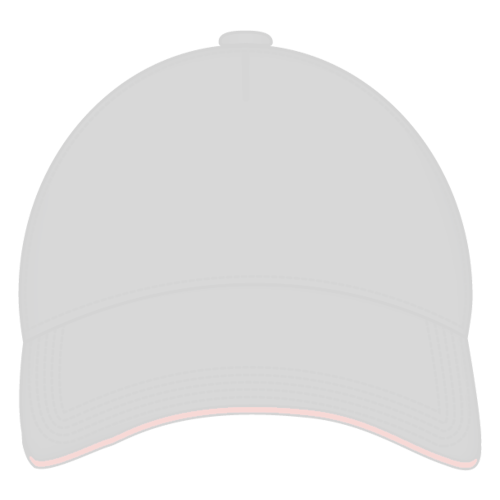
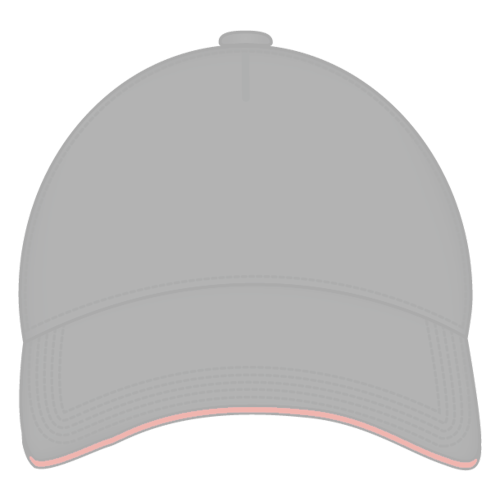
Before/after of a 500×500 layered artwork. What changed in the layer stack:
"Layer 1": opacity 17% → 33% over [18, 30, 482, 471]
